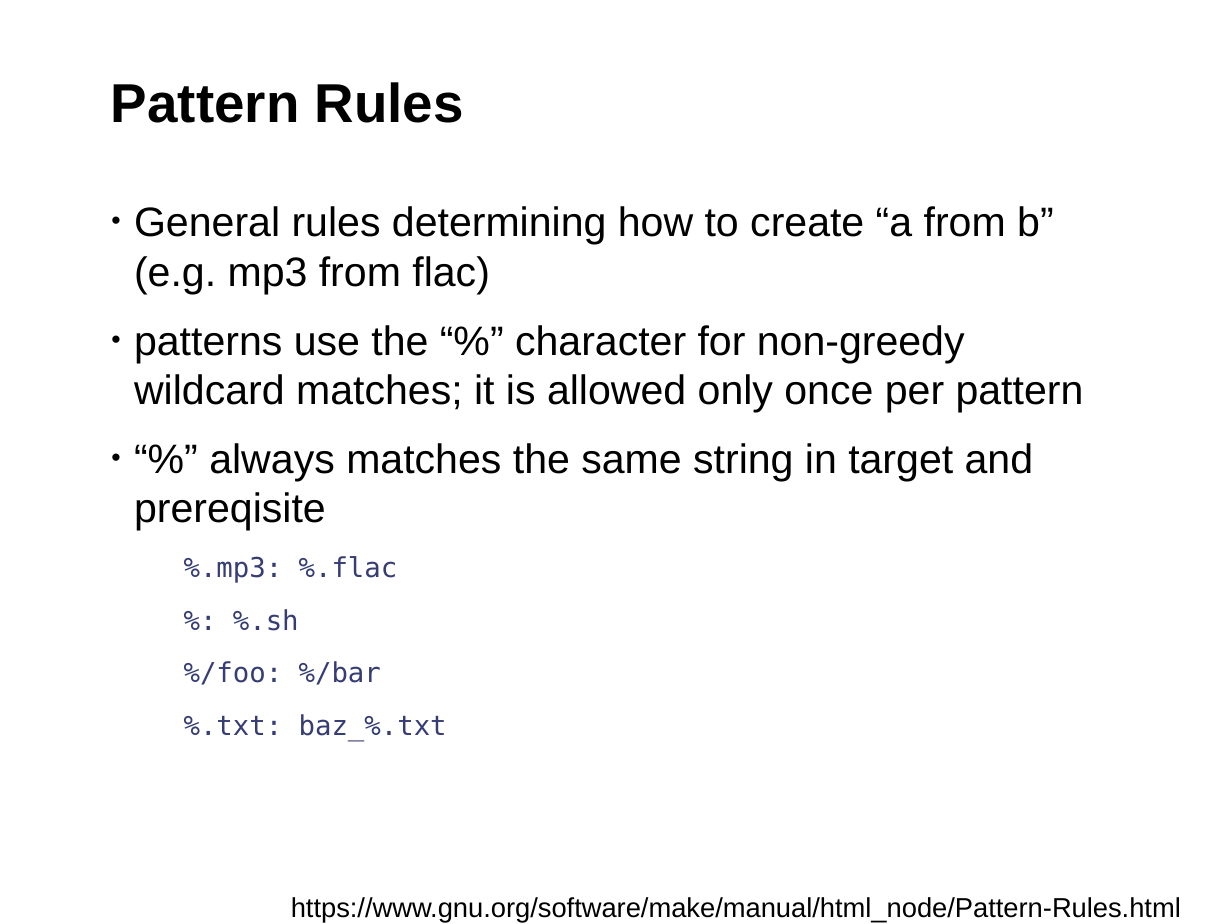
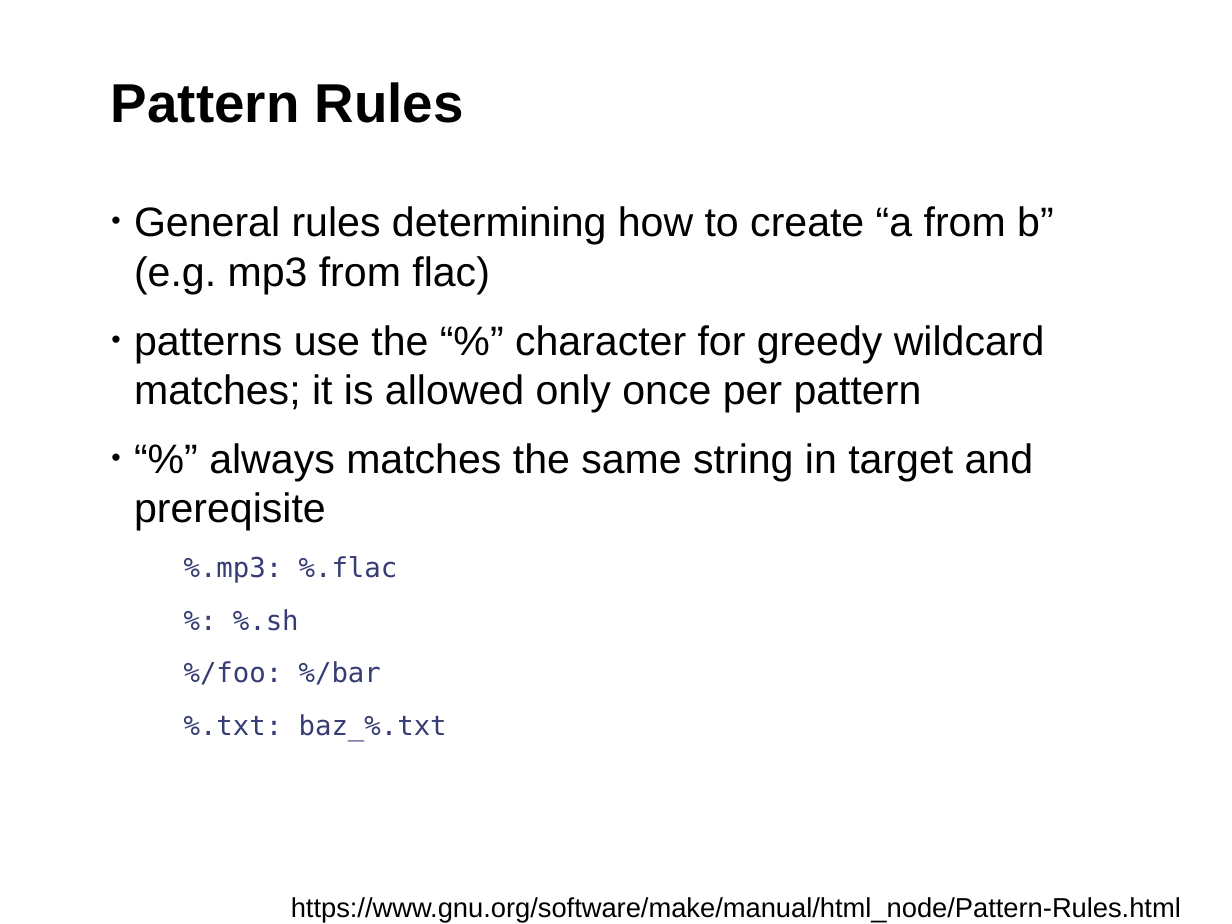
Before and after one commit to fsundermeyer/GNU_make_workshop, a slide deck: slide 24 of GNU_make_03_2015.odp. Drawn at 1232x924 pixels with LibreOffice and Linux fonts; fonts in the diff are those of the drawing; background and template pictures are left out. Boxes give left, top, right and bottom in pixels: in the first picture for what was removed or moved away, otherwise in the second. Text is boxed around its words. In the diff, an @@ line names an element or a change of style, - is before the commit and + after.

```diff
--- a/GNU_make_03_2015.odp
+++ b/GNU_make_03_2015.odp
@@ text at <box>134,325,1045,412</box>: text changed @@
-• patterns use the “%” character for non-greedy wildcard matches; it is allowed only once per pattern
+• patterns use the “%” character for greedy wildcard matches; it is allowed only once per pattern
```
Also in this commit, not shown: 2 other slides changed, 1 slide removed, 3 other files.
